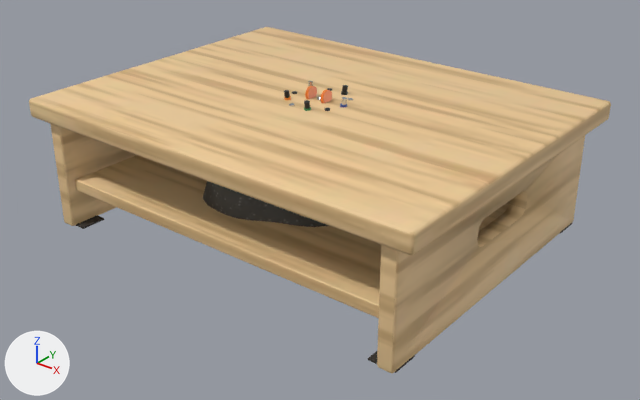
Renders of the glTF model public/models/tilldesk.glb from each side of a commit.
Rendered twice from a camera (50 mm lens) standing at (0.572, -0.713, 0.472) and looking at (0.015, -0.016, 0.04). Arrows for +X, +Y and +Z are at lower left; the lights stay in place. The older version comes first. Where no turn or scale is listed for an object, it has been applied to the vertices. Vertices at exactly the same position are counted once.

The first picture shows 'CatStone', 'DeskMat', 'DeskMatFelt-11', 'DeskMatFelt11', 'DeskMatShelf', 'DeskMatSide-1', 'DeskMatSide1' and 5 more.
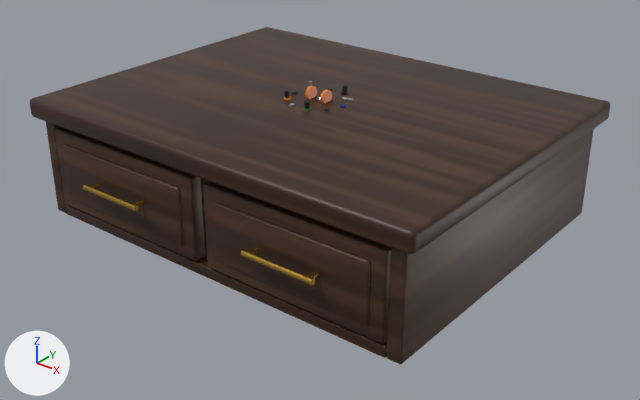
Pixel boxes [x1, y1, x2, y2] of what changed, in the pictures (640 x 400 px):
'DeskMat', recoloured (beige to brown): [30, 27, 610, 254] in both
'DeskMatSide1', reshaped, moved, recoloured (darker): before [377, 136, 585, 373]; after [386, 129, 594, 364]
'DeskMatShelf', deleted (brown): before [75, 155, 510, 318]
'DeskMatDrawer1Panel', added (brown): after [212, 202, 370, 326]
'DeskMatDrawer1Front', added (brown): after [203, 181, 391, 344]
'DeskMatDrawer0Panel', added (brown): after [63, 144, 184, 246]
'DeskMatDrawer0Front', added (brown): after [55, 127, 206, 261]
'DeskMatSide-1', reshaped, moved, recoloured (beige to brown): before [50, 123, 136, 226]; after [46, 122, 66, 213]
'DeskMatBottom', added: after [65, 204, 387, 358]
'DeskMatDrawer1Pull', added (orange): after [241, 250, 315, 285]
'DeskMatDrawer0Pull', added: after [83, 184, 139, 211]
'DeskMatFelt-11', moved (not visible afterwards): before [76, 215, 104, 229]
'DeskMatDivider', added (mostly hidden): after [201, 178, 208, 261]
'DeskMatFelt11', moved (not visible afterwards): before [368, 351, 415, 373]
'DeskMatDrawer1Post1', added: after [308, 272, 318, 278]
'CatStone', unchanged, covered by the edit: before [203, 181, 329, 227]

What changed in the scene script:
```text
Change me_cube_066:
    where me_cube_066.from_pydata(...)  # 96 vertices, 188 faces; spans x -0.25..0.25, y -0.195..0.195, z -0.011..0.011
    remove me_cube_066.materials.append(mat_deskmatwood)  # picture img_hinoki2
    add me_cube_066.materials.append(mat_standwalnut)  # picture img_walnut
Change me_cube_069:
    remove me_cube_069.from_pydata(...)  # 128 vertices, 256 faces; spans x -0.009..0.009, y -0.185..0.185, z -0.064..0.064
    remove me_cube_069.materials.append(mat_deskmatwood)  # picture img_hinoki2
    add me_cube_069.from_pydata(...)  # 96 vertices, 188 faces; spans x -0.008..0.008, y -0.185..0.185, z -0.057..0.057
    me_cube_069 part 1: 128 vertices removed from x -0.009..0.009, y -0.185..0.185, z -0.064..0.064; 96 vertices added at x -0.008..0.008, y -0.185..0.185, z -0.057..0.057
    add me_cube_069.materials.append(mat_standwalnut)  # picture img_walnut
Change me_cube_067:
    remove me_cube_067.from_pydata(...)  # 128 vertices, 256 faces; spans x -0.009..0.009, y -0.185..0.185, z -0.064..0.064
    remove me_cube_067.materials.append(mat_deskmatwood)  # picture img_hinoki2
    add me_cube_067.from_pydata(...)  # 96 vertices, 188 faces; spans x -0.008..0.008, y -0.185..0.185, z -0.057..0.057
    me_cube_067 part 2: 128 vertices removed from x -0.009..0.009, y -0.185..0.185, z -0.064..0.064; 96 vertices added at x -0.008..0.008, y -0.185..0.185, z -0.057..0.057
    add me_cube_067.materials.append(mat_standwalnut)  # picture img_walnut
Change ob_deskmatfelt11:
    ob_deskmatfelt11.location: (0.215, -0.165, 0.001) -> (0.198, -0.145, 0.001)
Change ob_deskmatfelt_11:
    ob_deskmatfelt_11.location: (-0.215, -0.165, 0.001) -> (-0.198, -0.145, 0.001)
Remove ob_deskmatshelf:
    ob_deskmatshelf = bpy.data.objects.new('DeskMatShelf', me_cube_071)
Change ob_deskmatside1:
    ob_deskmatside1.location: (0.221, 0.0, 0.064) -> (0.23, 0.0, 0.071)
Change ob_deskmatside_1:
    ob_deskmatside_1.location: (-0.221, 0.0, 0.064) -> (-0.23, 0.0, 0.071)
Add ob_deskmatdrawer1pull:
    ob_deskmatdrawer1pull = bpy.data.objects.new('DeskMatDrawer1Pull', me_cylinder_057)  # a 16-sided cylinder along x spanning x -0.041..0.041, y -0.0032..0.0032, z -0.0032..0.0032; in mat_standbrass (orange #c9a24a)
    ob_deskmatdrawer1pull.location = (0.114, -0.202, 0.074)
Add ob_deskmatdrawer1post1:
    ob_deskmatdrawer1post1 = bpy.data.objects.new('DeskMatDrawer1Post1', me_cylinder_056)  # a 12-sided cylinder along y spanning x -0.0025..0.0025, y -0.006..0.006, z -0.0025..0.0025; in mat_standbrass (orange #c9a24a)
    ob_deskmatdrawer1post1.location = (0.149, -0.196, 0.074)
Add ob_deskmatdrawer1panel:
    ob_deskmatdrawer1panel = bpy.data.objects.new('DeskMatDrawer1Panel', me_cube_077)  # 96 vertices, 188 faces; spans x -0.091..0.091, y -0.002..0.002, z -0.032..0.032; in mat_standwalnut (picture img_walnut)
    ob_deskmatdrawer1panel.location = (0.114, -0.188, 0.074)
Add ob_deskmatdrawer1front:
    ob_deskmatdrawer1front = bpy.data.objects.new('DeskMatDrawer1Front', me_cube_076_1)  # 96 vertices, 188 faces; spans x -0.106..0.106, y -0.008..0.008, z -0.046..0.046; in mat_standwalnut (picture img_walnut)
    ob_deskmatdrawer1front.location = (0.114, -0.179, 0.074)
Add ob_deskmatdrawer0pull:
    ob_deskmatdrawer0pull = bpy.data.objects.new('DeskMatDrawer0Pull', me_cylinder_057.copy())
    ob_deskmatdrawer0pull.location = (-0.114, -0.202, 0.074)
Add ob_deskmatdrawer0panel:
    ob_deskmatdrawer0panel = bpy.data.objects.new('DeskMatDrawer0Panel', me_cube_077.copy())
    ob_deskmatdrawer0panel.location = (-0.114, -0.188, 0.074)
Add ob_deskmatdrawer0front:
    ob_deskmatdrawer0front = bpy.data.objects.new('DeskMatDrawer0Front', me_cube_076_1.copy())
    ob_deskmatdrawer0front.location = (-0.114, -0.179, 0.074)
Add ob_deskmatdivider:
    ob_deskmatdivider = bpy.data.objects.new('DeskMatDivider', me_cube_072_1)  # 96 vertices, 188 faces; spans x -0.006..0.006, y -0.175..0.175, z -0.048..0.048; in mat_standwalnut (picture img_walnut)
    ob_deskmatdivider.location = (0.0, 0.0, 0.074)
Add ob_deskmatbottom:
    ob_deskmatbottom = bpy.data.objects.new('DeskMatBottom', me_cube_070)  # 96 vertices, 188 faces; spans x -0.222..0.222, y -0.18..0.18, z -0.006..0.006; in mat_standwalnut (picture img_walnut)
    ob_deskmatbottom.location = (0.0, -0.005, 0.02)
```
